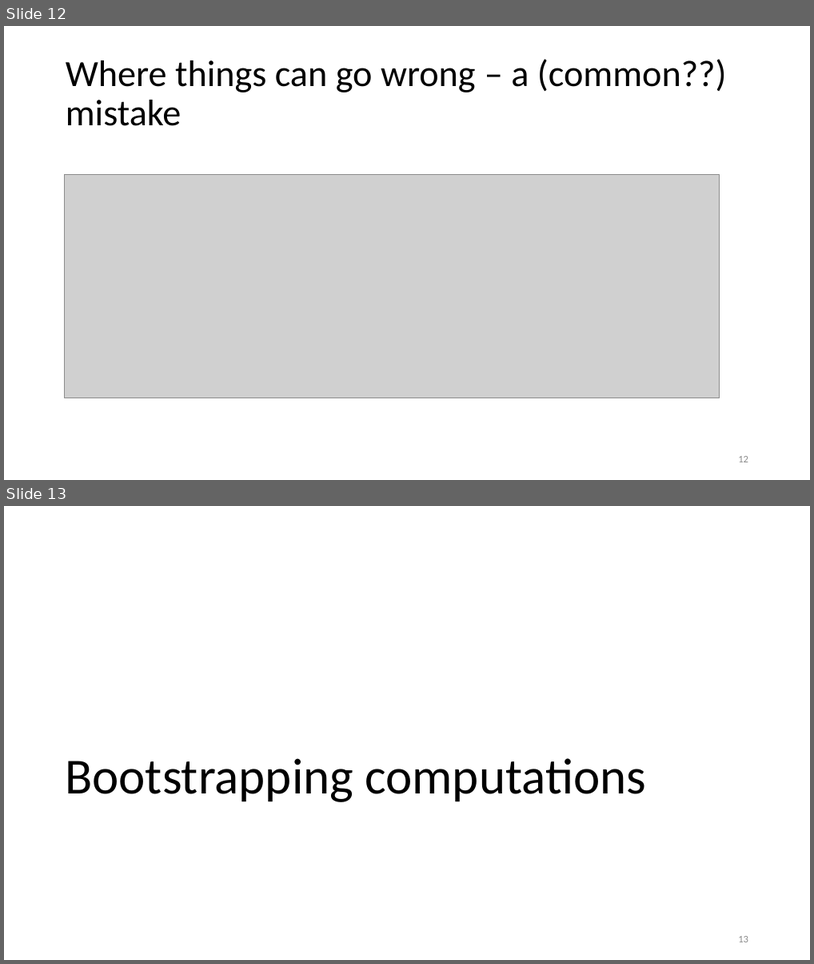
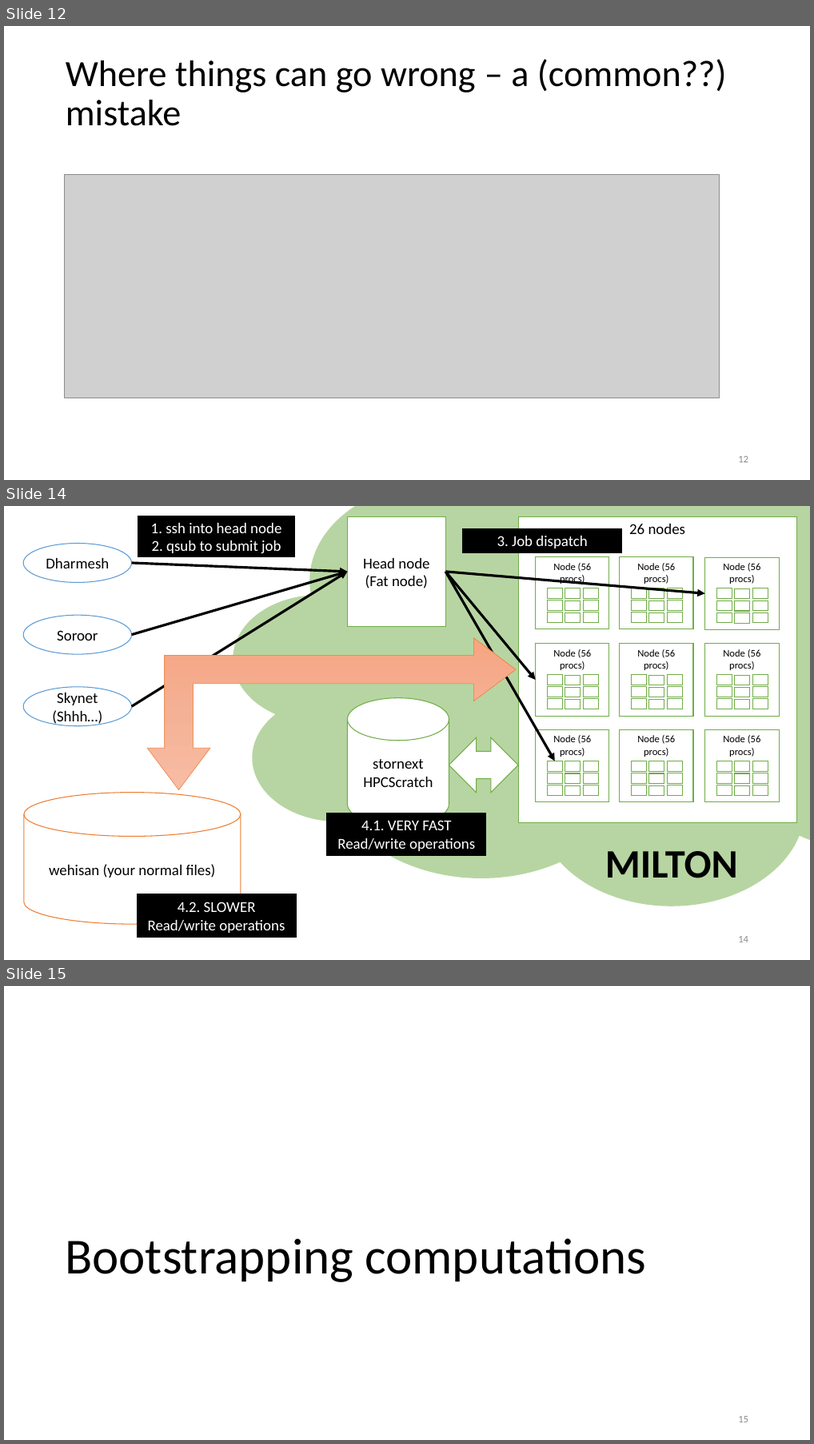
Before and after one commit to DavisLaboratory/Milton-presentation, a slide deck: HPC and git talk.pptx. Shown one above the other, each under a label of ours: slides 12 and 13 before the commit, slides 12, 14 and 15 after it; the slides between them are not shown. The pictures are 814x964 and 814x1444 pixels, drawn with LibreOffice and Linux fonts; fonts in the diff are those of the drawing; grey boxes stand for pictures. Boxes give left, top, right and bottom in pixels: in the first picture for what was removed or moved away, otherwise in the second. Text is boxed around its words. In the diff, an @@ line names an element or a change of style, - is before the commit and + after.

Commit message:
Added slides to explain Milton's architecture and job dispatch

```diff
--- a/HPC and git talk.pptx
+++ b/HPC and git talk.pptx
@@ slide 14 added at box(4, 506, 810, 960), background #FFFFFF @@
@@ group added at box(132, 515, 348, 706): 3 arrows, 1 rectangle @@
+1. ssh into head node
+2. qsub to submit job
@@ cloud added at box(234, 506, 810, 904), fill #70AD47 at 50% opacity @@
@@ rectangle added at box(348, 517, 446, 626), fill #FFFFFF, outline #70AD47 1 pt, 18 pt, text #000000 @@
+Head node (Fat node)
@@ group added at box(446, 528, 706, 760): 3 arrows, 1 rectangle @@
+3. Job dispatch
@@ ellipse added at box(23, 544, 132, 583), fill #FFFFFF, outline #5B9BD5 1 pt, 18 pt, text #000000 @@
+Dharmesh
@@ ellipse added at box(23, 615, 132, 654), fill #FFFFFF, outline #5B9BD5 1 pt, 18 pt, text #000000 @@
+Soroor
@@ left up arrow added at box(147, 638, 516, 790), fill gradient #F7BDA5 to #F5B196 to #F8A582, outline #ED7D31 0.5 pt @@
@@ ellipse added at box(23, 687, 132, 726), fill #FFFFFF, outline #5B9BD5 1 pt, 18 pt, text #000000 @@
+Skynet (Shhh…)
@@ cylinder added at box(348, 698, 450, 825), fill #FFFFFF, outline #70AD47 1 pt, 18 pt, text #000000 @@
+stornext
+HPCScratch
@@ left right arrow added at box(450, 738, 519, 792), fill #FFFFFF, outline #70AD47 1 pt @@
@@ cylinder added at box(24, 792, 241, 924), fill #FFFFFF, outline #ED7D31 1 pt, 18 pt, text #000000 @@
+wehisan (your normal files)
@@ group added at box(519, 517, 797, 823): 91 rectangles @@
+26 nodes
+Node (56 procs)
+Node (56 procs)
+Node (56 procs)
+Node (56 procs)
+Node (56 procs)
+Node (56 procs)
+Node (56 procs)
+Node (56 procs)
+Node (56 procs)
@@ rectangle added at box(327, 812, 486, 856), fill #000000, outline #000000 1 pt, 18 pt, text #FFFFFF @@
+4.1. VERY FAST Read/write operations
@@ text added at box(606, 851, 738, 878), 48 pt, text #000000, bold @@
+MILTON
@@ rectangle added at box(137, 894, 296, 936), fill #000000, outline #000000 1 pt, 18 pt, text #FFFFFF @@
+4.2. SLOWER Read/write operations
@@ page number added at box(738, 936, 749, 942), 12 pt, text #8C8C8C @@
+14
@@ what was slide 13 is now slide 15 @@
```
Also in this commit, not shown: 4 slides changed, 2 other slides added.
